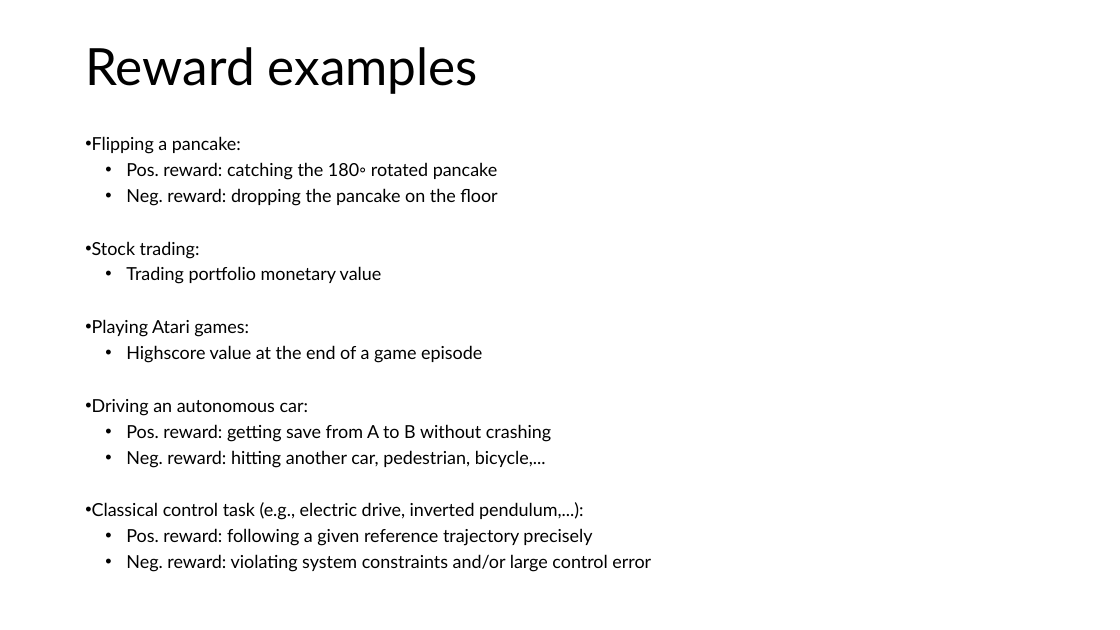
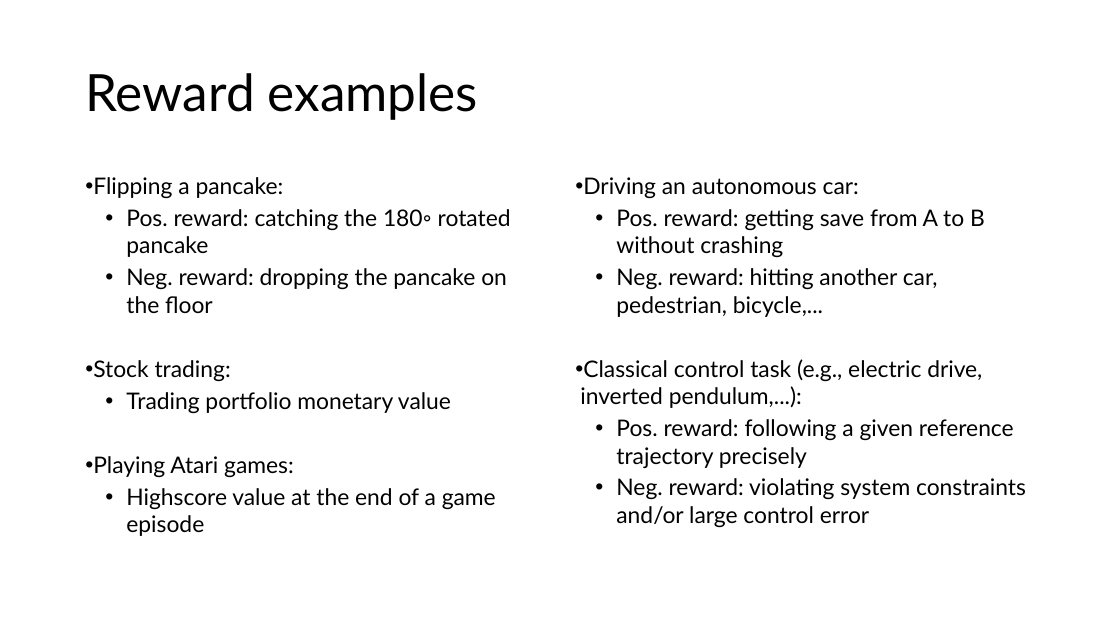
Before and after one commit to mhahsler/Introduction_to_Reinforcement_Learning, a slide deck: slide 18 of slides/Lecture01.pptx (slide 17 before the commit). Drawn at 1120x630 pixels with LibreOffice and Linux fonts; fonts in the diff are those of the drawing. Boxes give left, top, right and bottom in pixels: in the first picture for what was removed or moved away, otherwise in the second. Text is boxed around its words. In the diff, an @@ line names an element or a change of style, - is before the commit and + after.

```diff
--- a/slides/Lecture01.pptx
+++ b/slides/Lecture01.pptx
@@ title "Reward examples": place and size @@
-title "Reward examples" at bbox=[85, 47, 478, 94]
+title "Reward examples" at bbox=[85, 73, 478, 120]
@@ text "Flipping a pancake:": place and size @@
-text "Flipping a pancake:" at bbox=[92, 136, 651, 572]
+text "Flipping a pancake:" at bbox=[93, 177, 511, 536]
@@ text "Flipping a pancake:" at bbox=[93, 177, 511, 536]: size 15.4 to 19.6 pt @@
@@ text added at bbox=[580, 177, 1026, 527], 19.6 pt, text #000000 @@
+• Driving an autonomous car:
+• Pos. reward: getting save from A to B without crashing
+• Neg. reward: hitting another car, pedestrian, bicycle,...
+• Classical control task (e.g., electric drive, inverted pendulum,...):
+• Pos. reward: following a given reference trajectory precisely
+• Neg. reward: violating system constraints and/or large control error
@@ text at bbox=[92, 399, 651, 572]: paragraphs removed @@
-• Driving an autonomous car:
-• Pos. reward: getting save from A to B without crashing
-• Neg. reward: hitting another car, pedestrian, bicycle,...
-• Classical control task (e.g., electric drive, inverted pendulum,...):
-• Pos. reward: following a given reference trajectory precisely
-• Neg. reward: violating system constraints and/or large control error
```
Also in this commit, not shown: 18 other slides changed, 7 slides added, 4 slides removed, 3 other files.
